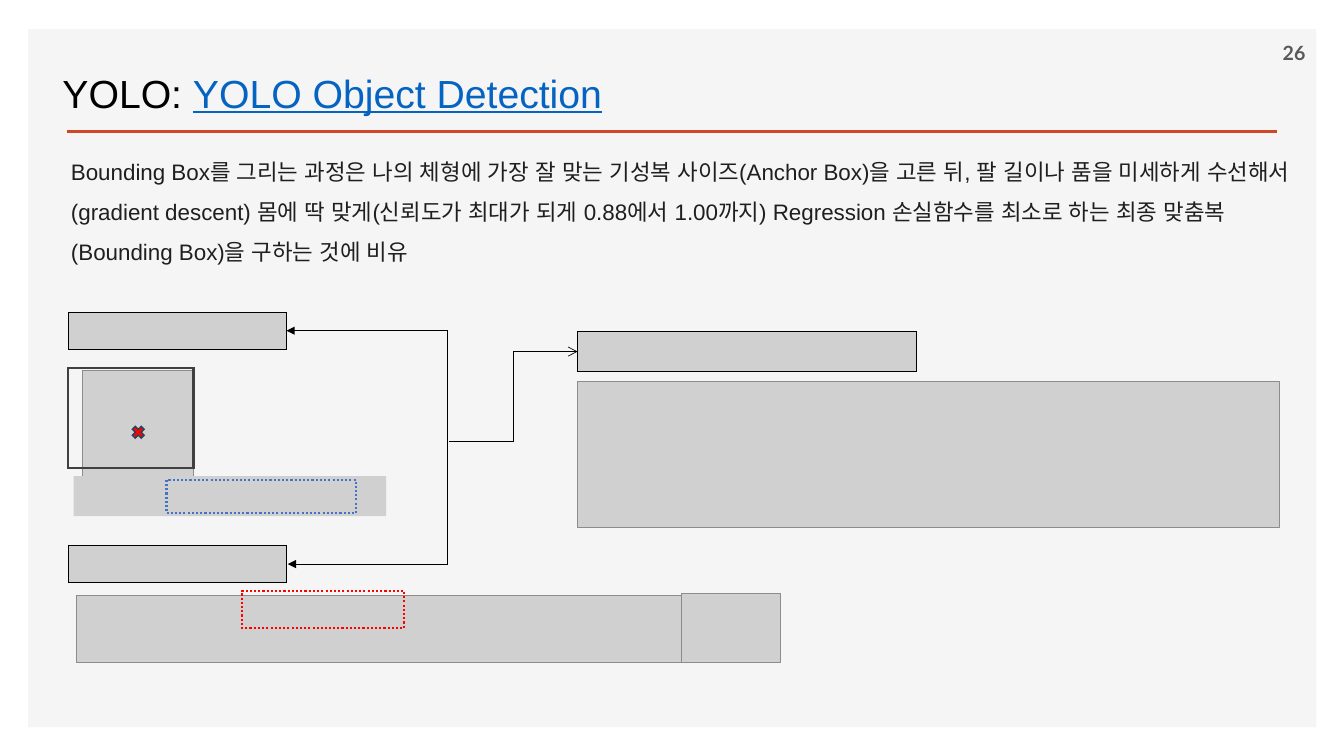
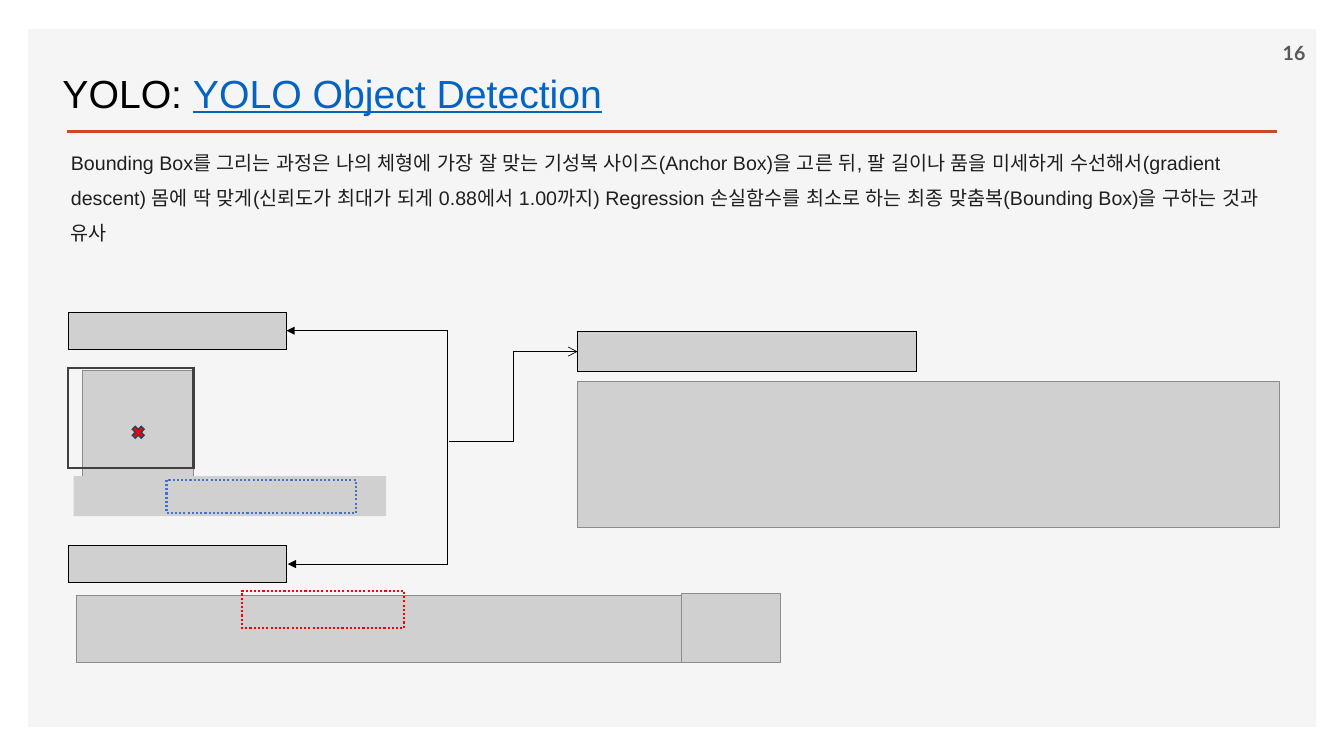
Before and after one commit to ancestor9/2026_Fall_Deep-Learning-with-Python, a slide deck: slide 16 of Chapter 12 Object detection.pptx (slide 26 before the commit). Drawn at 1344x756 pixels with LibreOffice and Linux fonts; fonts in the diff are those of the drawing; grey boxes stand for pictures; background and template pictures are left out. Boxes give left, top, right and bottom in pixels: in the first picture for what was removed or moved away, otherwise in the second. Text is boxed around its words. In the diff, an @@ line names an element or a change of style, - is before the commit and + after.

```diff
--- a/Chapter 12 Object detection.pptx
+++ b/Chapter 12 Object detection.pptx
@@ page number at (x1=1283, y1=46, x2=1306, y2=60): text changed @@
-26
+16
@@ text at (x1=71, y1=153, x2=1258, y2=242): text changed; size 16 to 14 pt @@
-Bounding Box를 그리는 과정은 나의 체형에 가장 잘 맞는 기성복 사이즈(Anchor Box)을 고른 뒤, 팔 길이나 품을 미세하게 수선해서(gradient descent) 몸에 딱 맞게(신뢰도가 최대가 되게 0.88에서 1.00까지) Regression 손실함수를 최소로 하는 최종 맞춤복(Bounding Box)을 구하는 것에 비유
+Bounding Box를 그리는 과정은 나의 체형에 가장 잘 맞는 기성복 사이즈(Anchor Box)을 고른 뒤, 팔 길이나 품을 미세하게 수선해서(gradient descent) 몸에 딱 맞게(신뢰도가 최대가 되게 0.88에서 1.00까지) Regression 손실함수를 최소로 하는 최종 맞춤복(Bounding Box)을 구하는 것과 유사
```
Also in this commit, not shown: 14 other slides changed, 3 slides added.
